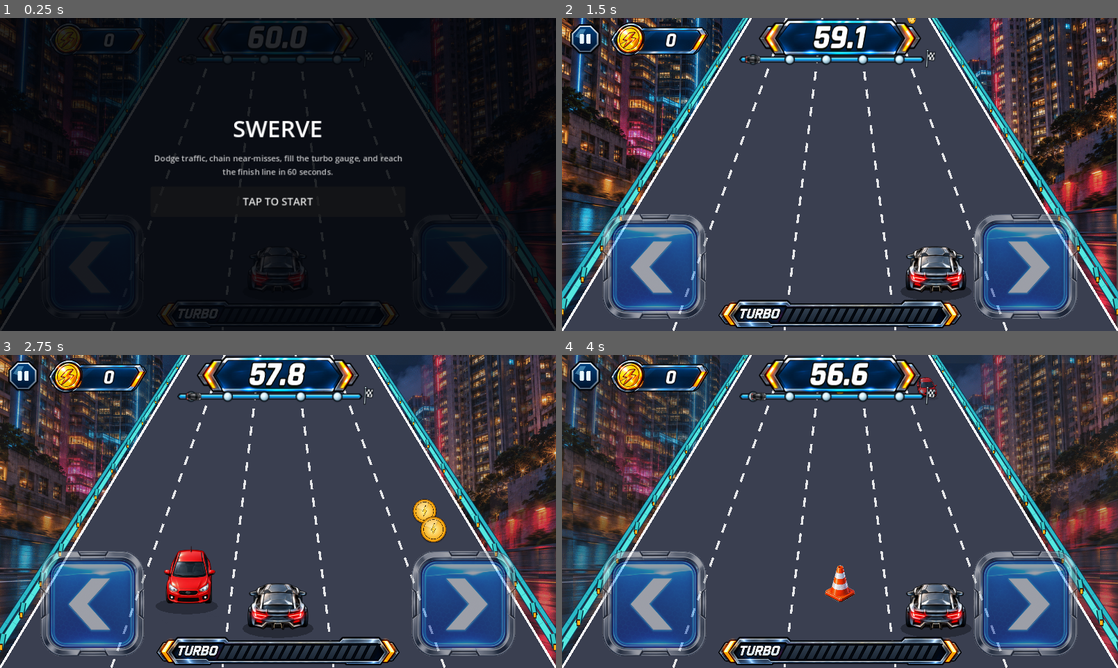
Above: before the commit, frames 1-4 (two rows, left to right).
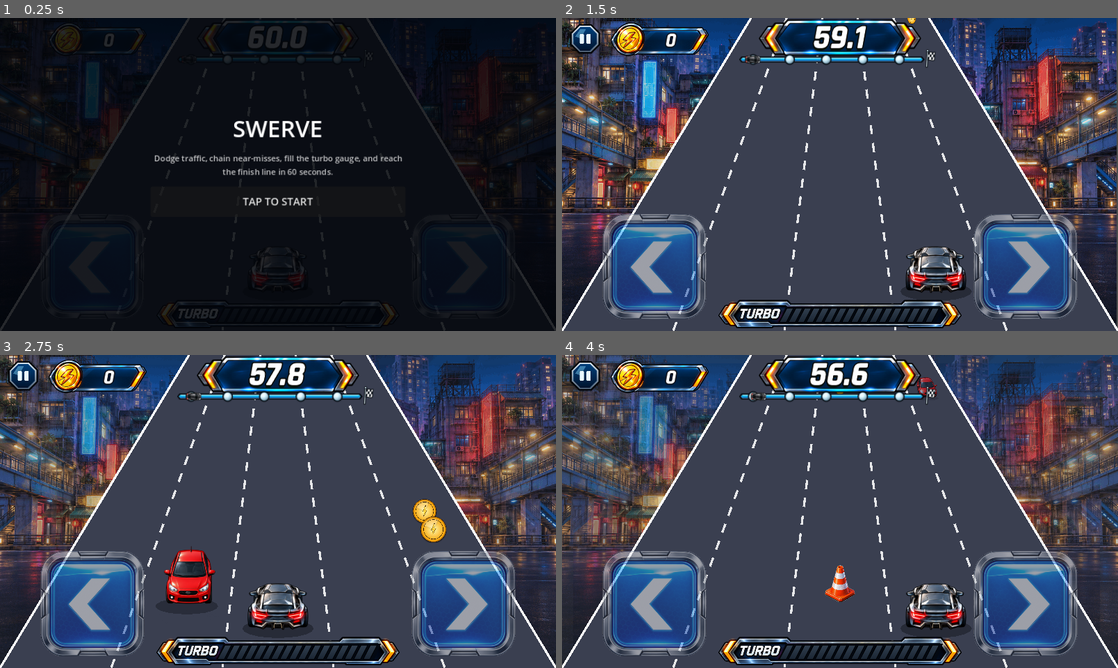
Above: after the commit, the same moments.

Repository: kjs8806/swerve
Game: Godot game, scene res://scenes/Main.tscn
Two runs of this game, one before a commit and one after it. Both use one fixed random seed, a clock stepped at 60 frames per second and the inputs below.
Inputs:
- Up to frame 1 (0.25 s): no input
- Up to frame 2 (1.5 s): click "TAP TO START" at 0.5 s; tap Enter at 1.25, 1.35 s; hold Right from 1.28 s (still down)
- Up to frame 3 (2.75 s): tap Space at 1.52, 2.27 s; release Right at 2.03 s; hold Left from 2.03 s (still down); tap Enter at 2.1 s
- Up to frame 4 (4 s): release Left at 2.78 s; hold Right from 2.78 s (still down); tap Enter at 2.85, 3.6 s; tap Space at 3.77 s

The runs differ from the first frame. In frame 1, 3.2% of the frame differs, in the area x 0-100%, y 0-96%; in frame 2, 27%, in the area x 0-100%, y 0-99%; in frame 3, 26%; in frame 4, 26%.

Commit message:
Add perpendicular Kowloon arcade city backdrop

Diff:
--- a/godot/scripts/Race.gd
+++ b/godot/scripts/Race.gd
@@ -77,7 +77,6 @@
 const COMBO_BADGE_PEAK_SCALE := COMBO_BADGE_SCALE * 1.12
 
 const TEX_BACKGROUND := preload("res://assets/environment/hong-kong-night-hd.png")
-const TEX_GUARDRAILS := preload("res://assets/environment/guardrails.png")
 const HD_VEHICLE_SCALE := 0.45
 const VEHICLE_ANGLE_FRAME_COUNT := 5
 const TEX_PLAYER_ANGLE_SHEET := preload("res://assets/vehicles/player-gray-angle-sheet.png")
@@ -201,10 +200,6 @@
 	_build_turbo_segments()
 	btn_left.pressed.connect(func(): try_swerve(-1))
 	btn_right.pressed.connect(func(): try_swerve(1))
-	btn_left.button_down.connect(func(): _set_steer_btn_pressed_visual(btn_left, true))
-	btn_left.button_up.connect(func(): _set_steer_btn_pressed_visual(btn_left, false))
-	btn_right.button_down.connect(func(): _set_steer_btn_pressed_visual(btn_right, true))
-	btn_right.button_up.connect(func(): _set_steer_btn_pressed_visual(btn_right, false))
 	overlay_button.pressed.connect(func(): reset_game(true))
 	pause_button.pressed.connect(_toggle_pause)
 	set_process_unhandled_key_input(true)
@@ -376,24 +371,6 @@
 		pause_button.texture_normal = TEX_PAUSE_ICON
 
 
-# On top of TextureButton's own pressed-texture swap, punch the button down
-# in scale and brighten it while held, then spring back on release, so it
-# reads as a physical button being pressed rather than just an icon swap.
-func _set_steer_btn_pressed_visual(btn: TextureButton, pressed: bool) -> void:
-	if btn.has_meta("press_tween"):
-		var existing: Tween = btn.get_meta("press_tween")
-		if existing != null and existing.is_valid():
-			existing.kill()
-	var tween := create_tween()
-	btn.set_meta("press_tween", tween)
-	if pressed:
-		tween.tween_property(btn, "scale", Vector2.ONE * 0.90, 0.05).set_trans(Tween.TRANS_QUAD).set_ease(Tween.EASE_OUT)
-		tween.parallel().tween_property(btn, "modulate:a", 0.85, 0.05)
-	else:
-		tween.tween_property(btn, "scale", Vector2.ONE, 0.12).set_trans(Tween.TRANS_BACK).set_ease(Tween.EASE_OUT)
-		tween.parallel().tween_property(btn, "modulate:a", 0.5, 0.12)
-
-
 func base_speed() -> float:
 	return minf(BASE_SPEED_MAX, BASE_SPEED_START + BASE_SPEED_RAMP * time)
 
@@ -919,7 +896,6 @@
 
 	draw_line(Vector2(cx - top_half, hy), Vector2(cx - bot_half, h), Color.WHITE, 4.0)
 	draw_line(Vector2(cx + top_half, hy), Vector2(cx + bot_half, h), Color.WHITE, 4.0)
-	_draw_moving_guardrails(cx, hy, h)
 
 
 func _draw_city_background(w: float, h: float) -> void:
@@ -1052,54 +1028,6 @@
 		draw_colored_polygon(pts, Color8(0x6b, 0x53, 0x3c))
 
 
-func _guardrail_point(cx: float, hy: float, h: float, p: float, side: float, outward: float = 0.0) -> Vector2:
-	var perspective: float = ease_p(p)
-	var gap: float = lerpf(7.0, 24.0, perspective)
-	var x: float = cx + side * (half_width_at(p) + gap + outward)
-	var y: float = lerpf(hy, h, perspective)
-	return Vector2(x, y)
-
-
-func _draw_moving_guardrails(cx: float, hy: float, h: float) -> void:
-	# The rail beams remain structurally continuous while their posts and amber
-	# reflectors advance toward the camera. This produces forward motion without
-	# scrolling the road's lane dividers.
-	const RAIL_SEGMENTS := 28
-	const POST_COUNT := 13
-	const POST_SCROLL_DISTANCE := 230.0
-	var phase: float = fmod(road_scroll / POST_SCROLL_DISTANCE, 1.0)
-
-	for side in [-1.0, 1.0]:
-		# Two cyan metallic beams follow the road perspective, separated from
-		# the white road edge so the ocean remains visible through the gap.
-		for i in range(RAIL_SEGMENTS):
-			var p0: float = float(i) / RAIL_SEGMENTS
-			var p1: float = float(i + 1) / RAIL_SEGMENTS
-			var perspective: float = ease_p((p0 + p1) * 0.5)
-			var width: float = lerpf(2.5, 9.0, perspective)
-			var a0: Vector2 = _guardrail_point(cx, hy, h, p0, side)
-			var a1: Vector2 = _guardrail_point(cx, hy, h, p1, side)
-			var b0: Vector2 = _guardrail_point(cx, hy, h, p0, side, lerpf(5.0, 16.0, ease_p(p0)))
-			var b1: Vector2 = _guardrail_point(cx, hy, h, p1, side, lerpf(5.0, 16.0, ease_p(p1)))
-			draw_line(a0, a1, Color8(0x08, 0x3b, 0x57), width + 3.0, true)
-			draw_line(a0, a1, Color8(0x54, 0xe8, 0xe0), width, true)
-			draw_line(b0, b1, Color8(0x05, 0x2d, 0x48), maxf(2.0, width * 0.72) + 2.0, true)
-			draw_line(b0, b1, Color8(0x2b, 0xb9, 0xc7), maxf(2.0, width * 0.72), true)
-
-		for i in range(POST_COUNT):
-			var p: float = fmod(float(i) / POST_COUNT + phase, 1.0)
-			var perspective: float = ease_p(p)
-			var scale: float = lerpf(0.38, 1.45, perspective)
-			var top: Vector2 = _guardrail_point(cx, hy, h, p, side, lerpf(2.0, 8.0, perspective))
-			var bottom: Vector2 = top + Vector2(side * 3.0 * scale, 17.0 * scale)
-			draw_line(top, bottom, Color8(0x03, 0x25, 0x38), 7.0 * scale, true)
-			draw_line(top, bottom, Color8(0x35, 0xc9, 0xc7), 4.2 * scale, true)
-			var reflector_size: Vector2 = Vector2(5.0, 9.0) * scale
-			var reflector_pos: Vector2 = bottom - reflector_size * 0.5
-			draw_rect(Rect2(reflector_pos, reflector_size), Color8(0x45, 0x24, 0x08), true)
-			draw_rect(Rect2(reflector_pos + reflector_size * 0.18, reflector_size * 0.64), Color8(0xff, 0xb0, 0x18), true)
-
-
 func _ellipse_points(center: Vector2, rx: float, ry: float, segments: int = 16) -> PackedVector2Array:
 	var pts := PackedVector2Array()
 	for i in range(segments):
Binary file removed: godot/assets/environment/guardrails.png
Binary file changed: godot/assets/environment/hong-kong-night-hd.png
